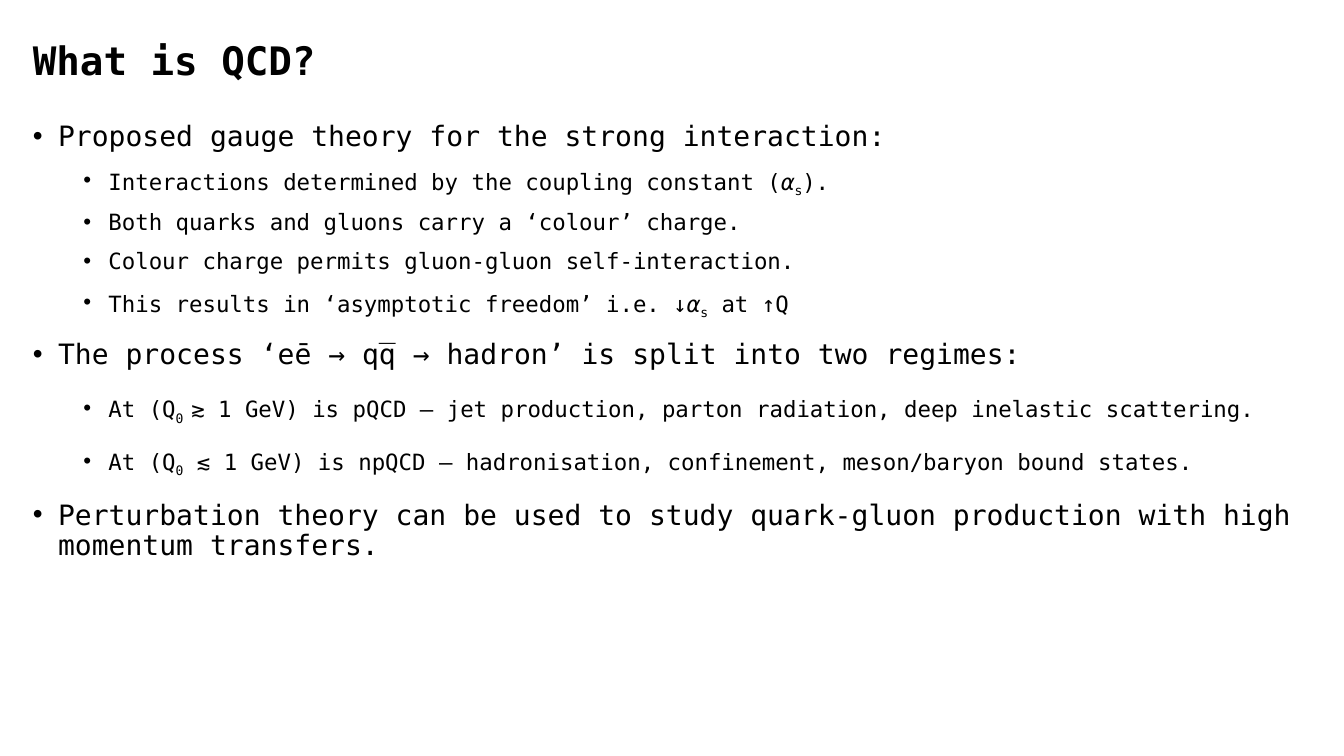
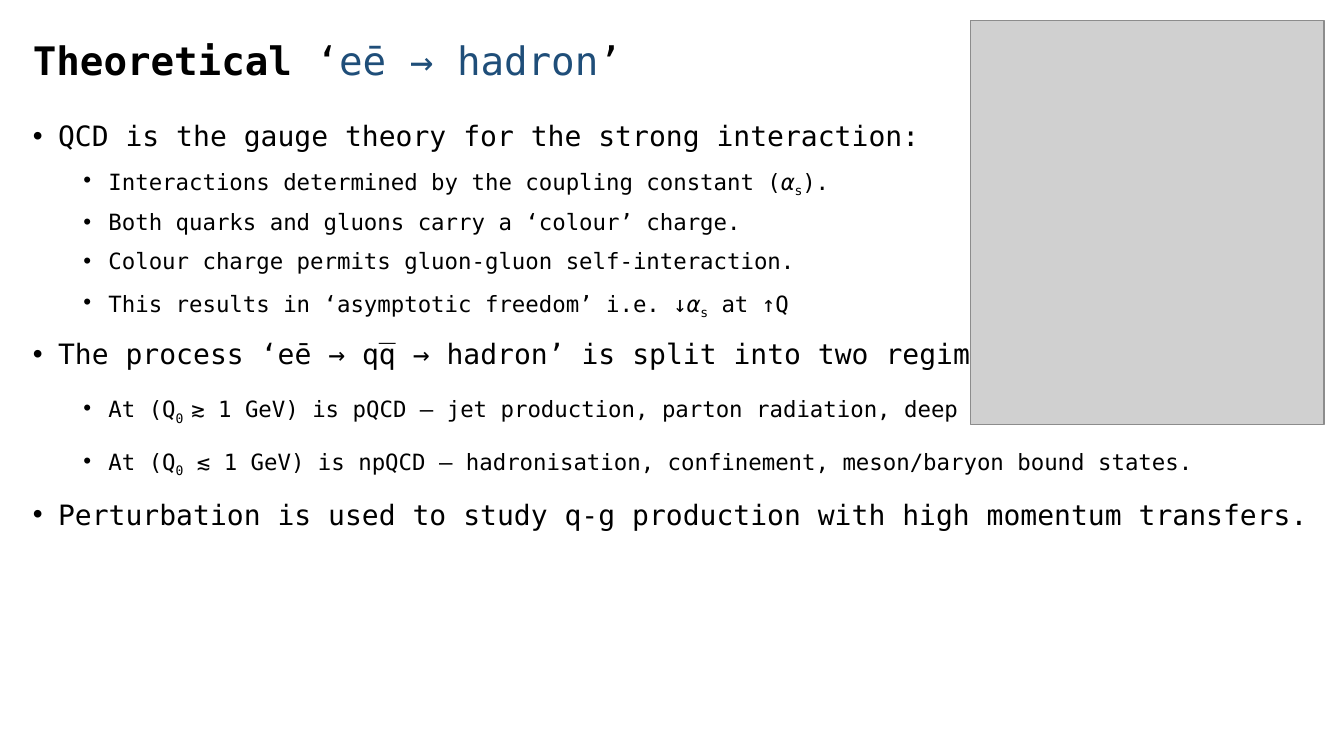
Before and after one commit to phylmath/HEP-Pheno-Project, a slide deck: slide 10 of Progress-Updates.pptx. Drawn at 1344x756 pixels with LibreOffice and Linux fonts; fonts in the diff are those of the drawing; grey boxes stand for pictures. Boxes give left, top, right and bottom in pixels: in the first picture for what was removed or moved away, otherwise in the second. Text is boxed around its words. In the diff, an @@ line names an element or a change of style, - is before the commit and + after.

Commit message:
File transfers

```diff
--- a/Progress-Updates.pptx
+++ b/Progress-Updates.pptx
@@ picture added at (971,21,1325,424) @@
@@ title at (33,43,622,76): text changed @@
-What is QCD?
+Theoretical ‘eē → hadron’
@@ text at (58,124,920,152): text changed @@
-• Proposed gauge theory for the strong interaction:
+• QCD is the gauge theory for the strong interaction:
@@ text at (58,503,1308,531): text changed @@
-• Perturbation theory can be used to study quark-gluon production with high momentum transfers.
+• Perturbation is used to study q-g production with high momentum transfers.
```
Also in this commit, not shown: 2 other slides changed.
